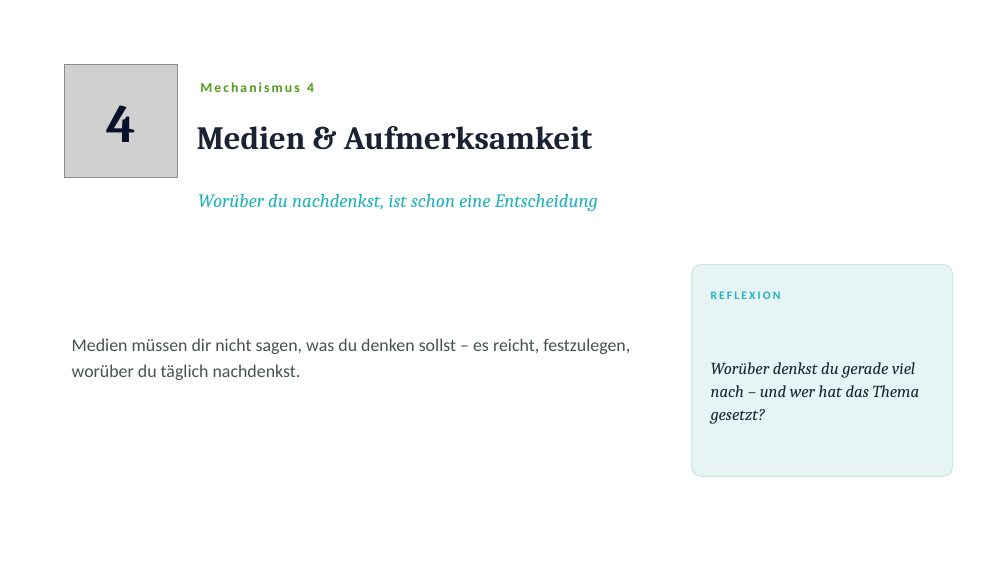
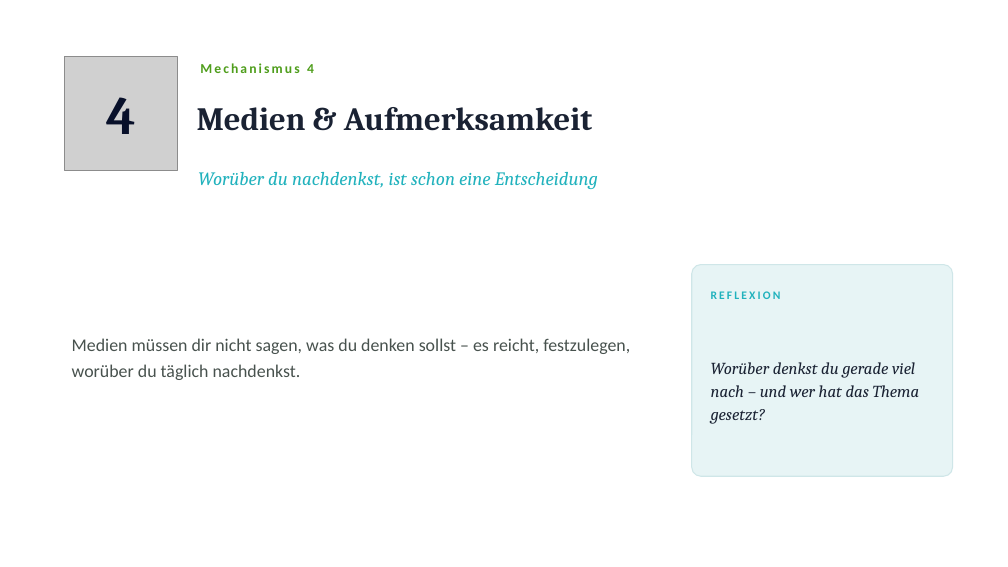
Before and after one commit to Heiko888/werdemeisterdeinergedanken, a slide deck: slide 12 of docs/workshop/mentale-selbstverteidigung/WMDG-Workshop-Mentale-Selbstverteidigung.pptx. Drawn at 1008x567 pixels with LibreOffice and Linux fonts; fonts in the diff are those of the drawing; grey boxes stand for pictures. Boxes give left, top, right and bottom in pixels: in the first picture for what was removed or moved away, otherwise in the second. Text is boxed around its words. In the diff, an @@ line names an element or a change of style, - is before the commit and + after.

```diff
--- a/docs/workshop/mentale-selbstverteidigung/WMDG-Workshop-Mentale-Selbstverteidigung.pptx
+++ b/docs/workshop/mentale-selbstverteidigung/WMDG-Workshop-Mentale-Selbstverteidigung.pptx
@@ picture moved from (x1=64, y1=64, x2=178, y2=178) to (x1=64, y1=57, x2=178, y2=170) @@
@@ text "4" moved from (x1=106, y1=105, x2=136, y2=142) to (x1=106, y1=97, x2=136, y2=134) @@
@@ text "Mechanismus 4" moved from (x1=200, y1=82, x2=314, y2=92) to (x1=200, y1=63, x2=314, y2=73) @@
@@ text "Medien & Aufmerksamkeit" moved from (x1=197, y1=126, x2=592, y2=150) to (x1=197, y1=107, x2=592, y2=131) @@
@@ text "Worüber du nachdenkst, ist schon ..." moved from (x1=198, y1=194, x2=598, y2=211) to (x1=198, y1=172, x2=598, y2=189) @@
```
Also in this commit, not shown: 17 other slides changed, 4 other files.
